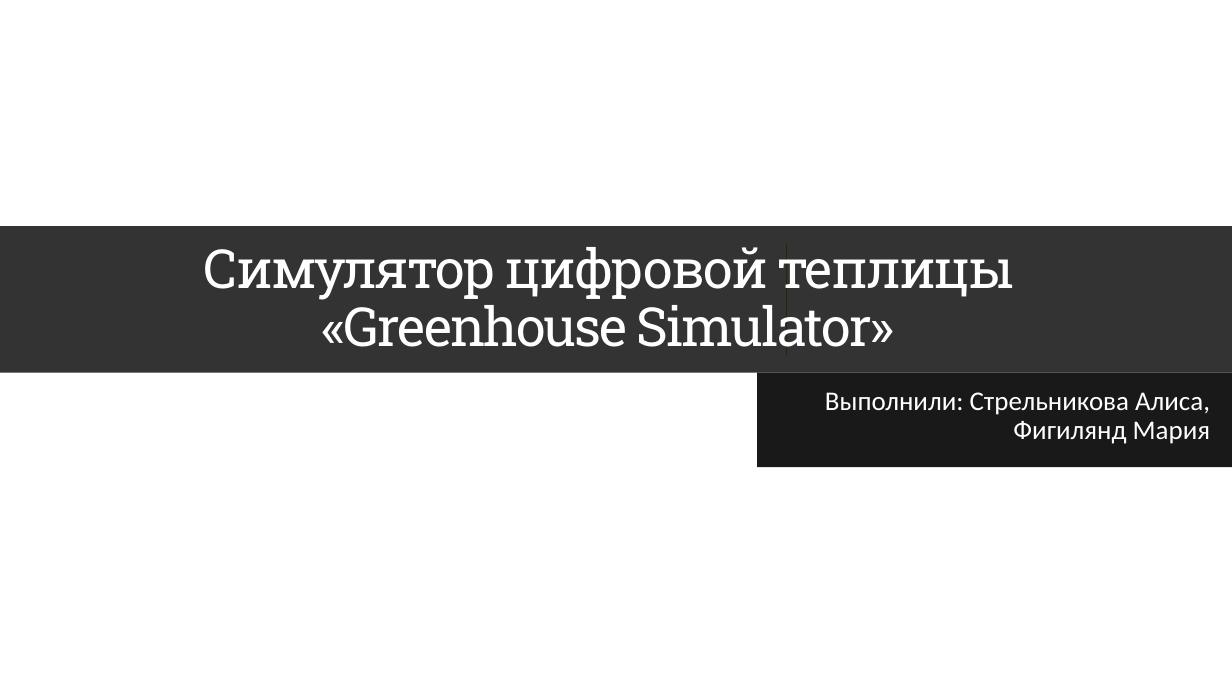
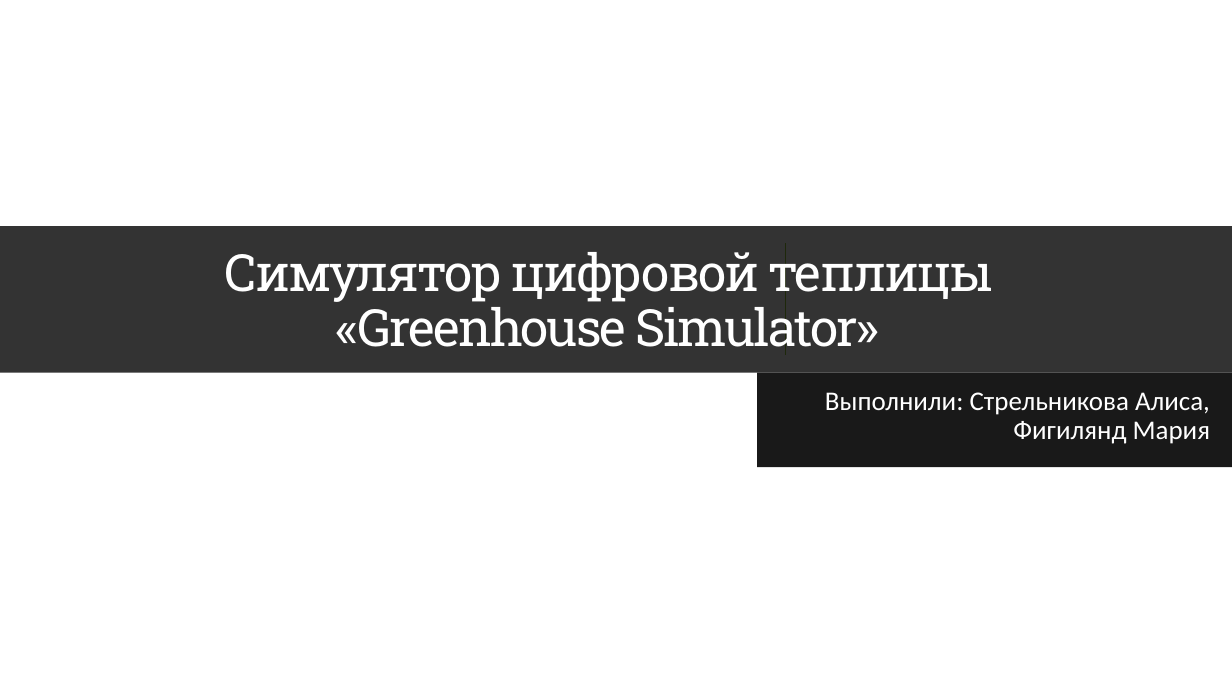
Before and after one commit to TenebressA1/GreenhouseSimulator, a slide deck: slide 1 of Презентация_Greenhouse.pptx. Drawn at 1232x693 pixels with LibreOffice and Linux fonts; fonts in the diff are those of the drawing; background and template pictures are left out. Boxes give left, top, right and bottom in pixels: in the first picture for what was removed or moved away, otherwise in the second. Text is boxed around its words. In the diff, an @@ line names an element or a change of style, - is before the commit and + after.

```diff
--- a/Презентация_Greenhouse.pptx
+++ b/Презентация_Greenhouse.pptx
@@ title "Симулятор цифровой теплицы «Greenhouse Simulator»" at box(0, 226, 1232, 373): size 42 to 40 pt @@
@@ line (787, 244) - (787, 355): stroke #9ACB39 0.5 pt to #9ACB39 0.75 pt @@
```
Also in this commit, not shown: 12 other slides changed, 4 slides added, 11 slides removed, 1 other file.
